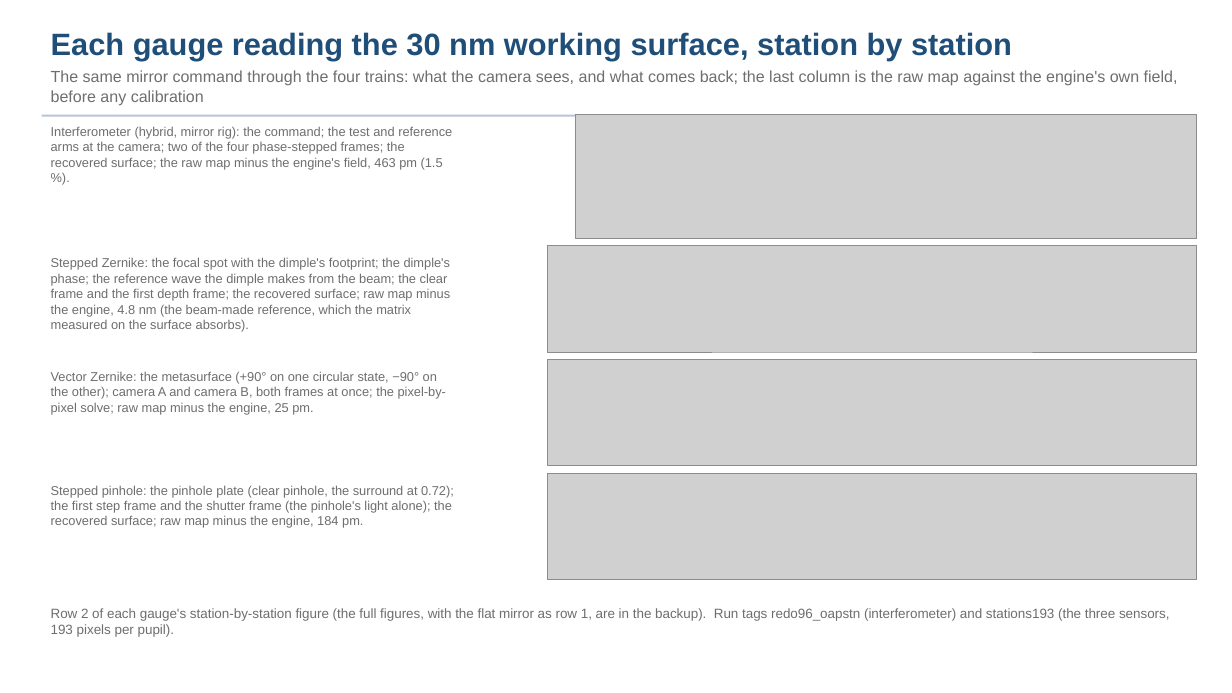
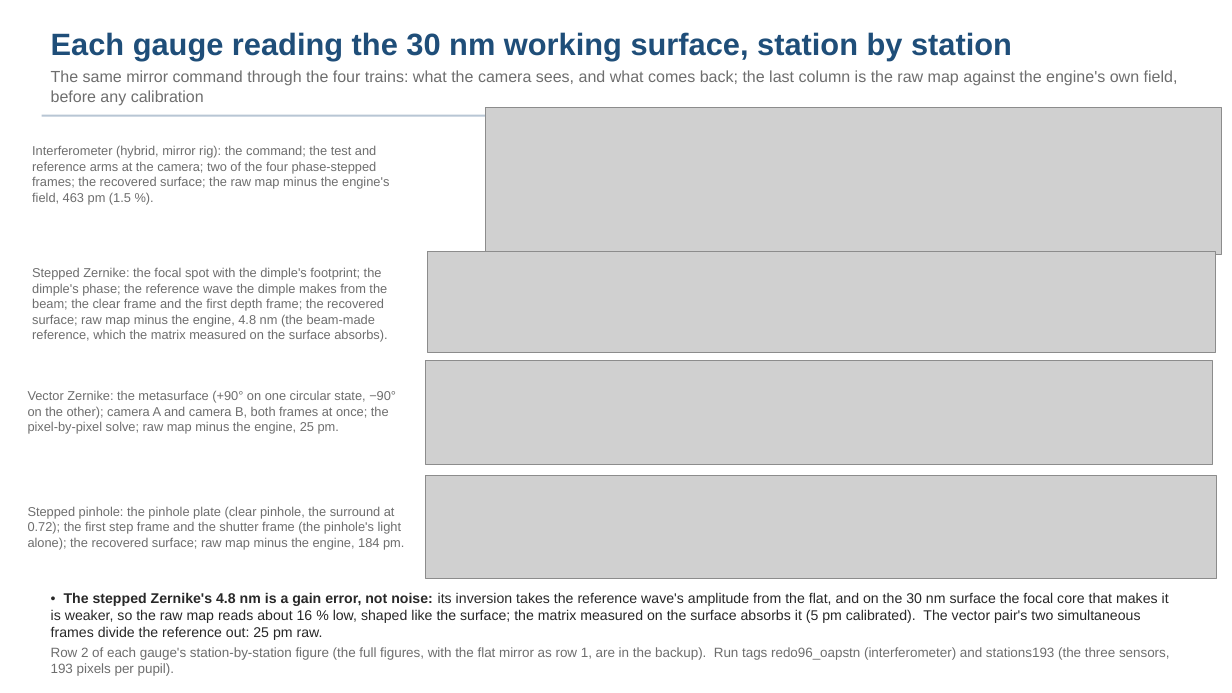
Before and after one commit to nasa-jpl/macos, a slide deck: slide 11 of demo_session/deck_gauges_short_baseline.pptx. Drawn at 1232x693 pixels with LibreOffice and Linux fonts; fonts in the diff are those of the drawing; grey boxes stand for pictures. Boxes give left, top, right and bottom in pixels: in the first picture for what was removed or moved away, otherwise in the second. Text is boxed around its words. In the diff, an @@ line names an element or a change of style, - is before the commit and + after.

```diff
--- a/demo_session/deck_gauges_short_baseline.pptx
+++ b/demo_session/deck_gauges_short_baseline.pptx
@@ picture: place and size @@
-picture at (576, 115, 1197, 238)
+picture at (485, 107, 1222, 254)
@@ text "Interferometer (hybrid, mirror rig): the ..." rewrapped from (51, 126, 452, 170) to (32, 145, 389, 205) @@
@@ text "Stepped Zernike: the focal spot ..." rewrapped from (51, 257, 451, 332) to (32, 267, 387, 342) @@
@@ picture: place and size @@
-picture at (548, 246, 1197, 352)
+picture at (428, 251, 1215, 353)
@@ text "Vector Zernike: the metasurface (+90° ..." rewrapped from (51, 371, 446, 415) to (28, 390, 396, 434) @@
@@ picture: place and size @@
-picture at (548, 360, 1197, 466)
+picture at (426, 360, 1213, 465)
@@ picture: place and size @@
-picture at (548, 473, 1197, 579)
+picture at (426, 476, 1217, 579)
@@ text "Stepped pinhole: the pinhole plate ..." rewrapped from (51, 485, 454, 528) to (28, 506, 404, 550) @@
@@ text added at (51, 592, 1169, 640), 11 pt, text #282828 @@
+• The stepped Zernike's 4.8 nm is a gain error, not noise: its inversion takes the reference wave's amplitude from the flat, and on the 30 nm surface the focal core that makes it is weaker, so the raw map reads about 16 % low, shaped like the surface; the matrix measured on the surface absorbs it (5 pm calibrated). The vector pair's two simultaneous frames divide the reference out: 25 pm raw.
@@ text "Row 2 of each gauge's ...": place and size @@
-text "Row 2 of each gauge's ..." at (51, 608, 1170, 637)
+text "Row 2 of each gauge's ..." at (51, 647, 1170, 676)
```
Also in this commit, not shown: 1 other slide changed, 7 other files.
